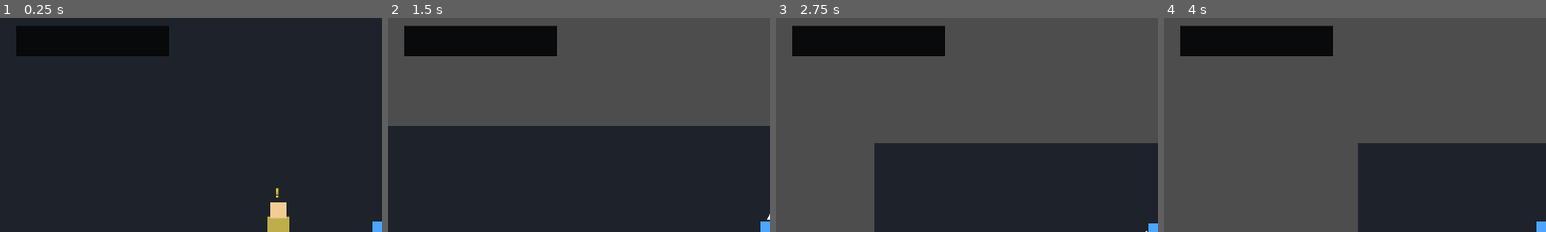
Above: before the commit, frames 1-4 (left to right).
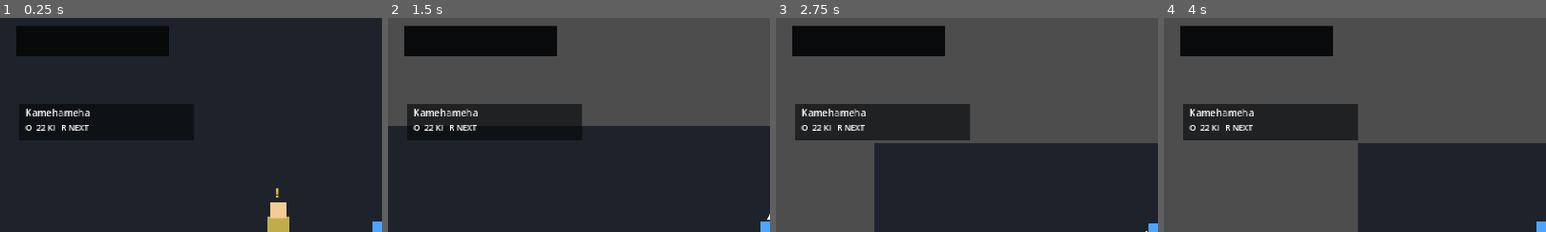
Above: after the commit, the same moments.

Repository: kikajima/dragonballsoullegacy
Game: Godot game, scene res://scenes/bootstrap/bootstrap.tscn
The game is run twice, just before and just after one commit, with the same random seed, the same clock (stepped at 60 frames per second) and the same inputs.
Inputs:
- Up to frame 1 (0.25 s): no input
- Up to frame 2 (1.5 s): tap Enter (ui_accept) at 0.5, 0.77 s; hold W (move_up) from 0.53 s (still down); tap J (attack) at 0.6 s; tap O (special_attack) at 0.8, 1.35 s
- Up to frame 3 (2.75 s): tap Enter (ui_accept) at 1.52 s; tap J (attack) at 1.55, 2.1 s; release W (move_up) at 2.03 s; hold A (move_left) from 2.03 s (still down); tap O (special_attack) at 2.3 s
- Up to frame 4 (4 s): tap Shift (block) at 2.85 s; tap Enter (ui_accept) at 3.02, 3.77 s; tap J (attack) at 3.05 s; release A (move_left) at 3.53 s; hold S (move_down) from 3.53 s (still down); hold L (charge_ki) from 3.53 s (still down); tap O (special_attack) at 3.8 s
The pictures show only the part of the screen within x 0-50%, y 0-50%; the shares and areas given below are measured in that part.

The runs differ from the first frame. In frame 1, 0.6% of the frame differs, in the area x 6-24%, y 42-53%; in frame 2, 4.8%; in frame 3, 7.6%, in the area x 5-51%, y 40-58%; in frame 4, 7.6%.

Commit message:
feat: show selected special technique in combat HUD

Diff:
--- a/scenes/bootstrap/bootstrap.tscn
+++ b/scenes/bootstrap/bootstrap.tscn
@@ -21,6 +21,7 @@
 [ext_resource type="Script" path="res://core/stats/game_stats_manager.gd" id="19_stats"]
 [ext_resource type="PackedScene" path="res://ui/transitions/screen_transition.tscn" id="20_transition"]
 [ext_resource type="Script" path="res://core/input/gamepad_profile.gd" id="21_gamepad"]
+[ext_resource type="PackedScene" path="res://ui/abilities/special_attack_hud.tscn" id="22_special_hud"]
 
 [node name="Bootstrap" type="Node2D"]
 
@@ -74,6 +75,8 @@
 
 [node name="ComboCounter" parent="UIContainer" instance=ExtResource("15_combo")]
 
+[node name="SpecialAttackHUD" parent="UIContainer" instance=ExtResource("22_special_hud")]
+
 [node name="InteractionPrompt" parent="UIContainer" instance=ExtResource("17_interaction_prompt")]
 
 [node name="LocationBanner" parent="UIContainer" instance=ExtResource("18_location_banner")]
Not shown: 1 places in scenes/bootstrap/bootstrap.tscn that only renumber resources
